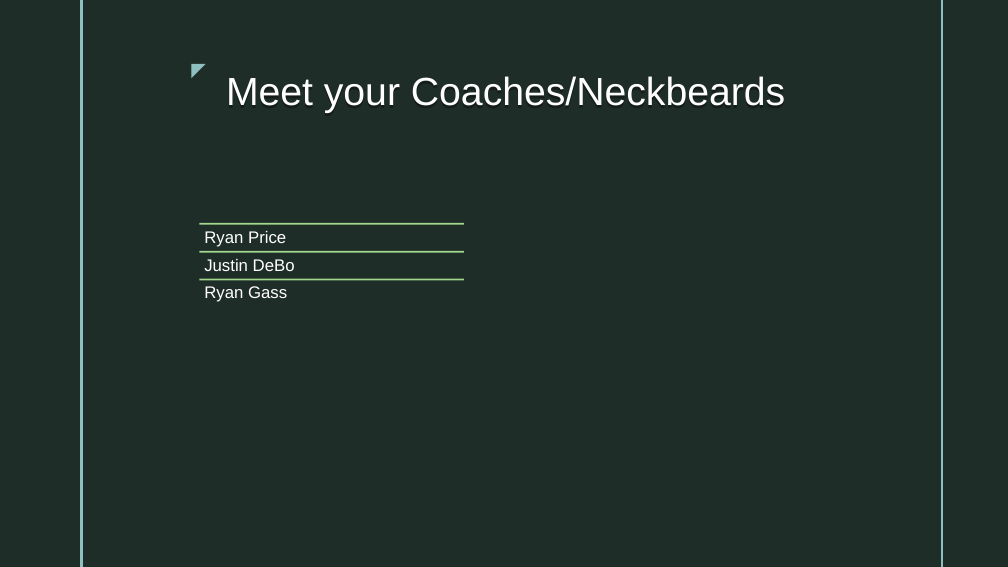
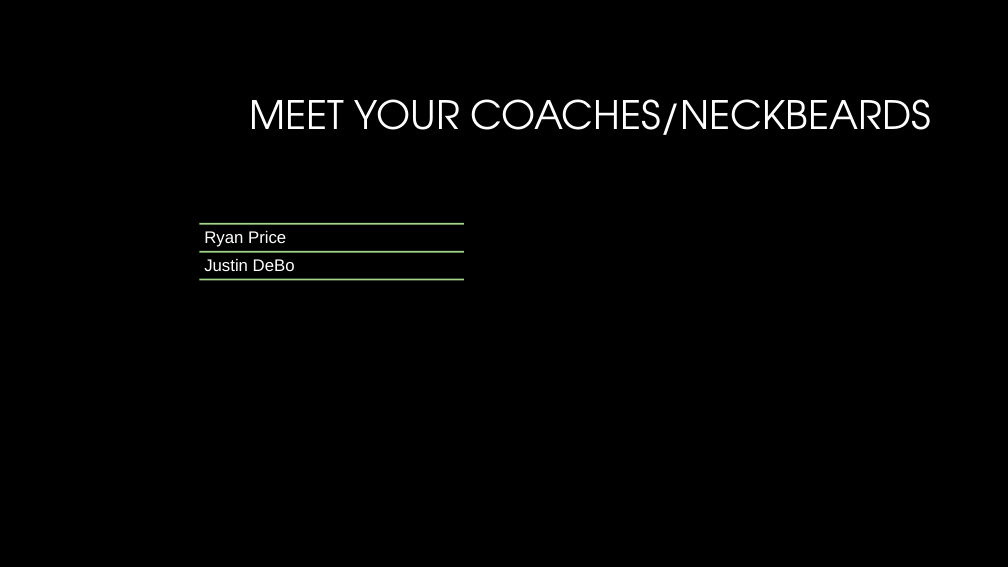
Before and after one commit to opensourcecorp/workshops, a slide deck: slide 3 of linux/docs/Linux-Workshop.odp. Drawn at 1008x567 pixels with LibreOffice and Linux fonts; fonts in the diff are those of the drawing; background and template pictures are left out. Boxes give left, top, right and bottom in pixels: in the first picture for what was removed or moved away, otherwise in the second. Text is boxed around its words. In the diff, an @@ line names an element or a change of style, - is before the commit and + after.

```diff
--- a/linux/docs/Linux-Workshop.odp
+++ b/linux/docs/Linux-Workshop.odp
@@ background picture (left out) to #000000 @@
@@ freeform shape removed at (80,0,84,566) @@
@@ freeform shape removed at (83,0,940,566) @@
@@ freeform shape removed at (940,0,942,566) @@
@@ text removed at (181,53,216,87) @@
-◤
@@ title "MEET YOUR COACHES/NECKBEARDS" at (249,99,931,135): vertical alignment top to middle @@
@@ title at (249,99,931,135): text changed; font Arial to TeX Gyre Adventor @@
-Meet your Coaches/Neckbeards
+MEET YOUR COACHES/NECKBEARDS
@@ fill #A1D68B to none; shadow on in 3 elements at (200,224,464,224), (200,252,464,252), (200,279,464,279) @@
@@ free removed at (200,279,464,307) @@
-Ryan Gass
```
Also in this commit, not shown: 16 other slides changed, 1 slide removed.
